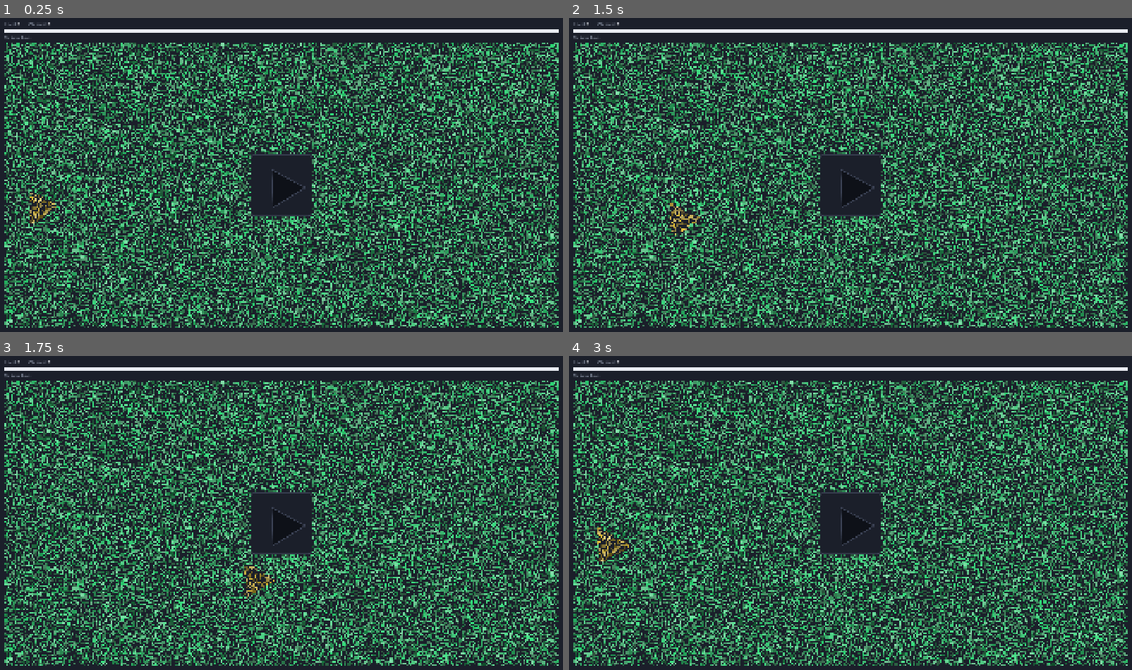
Above: before the commit, frames 1-4 (two rows, left to right).
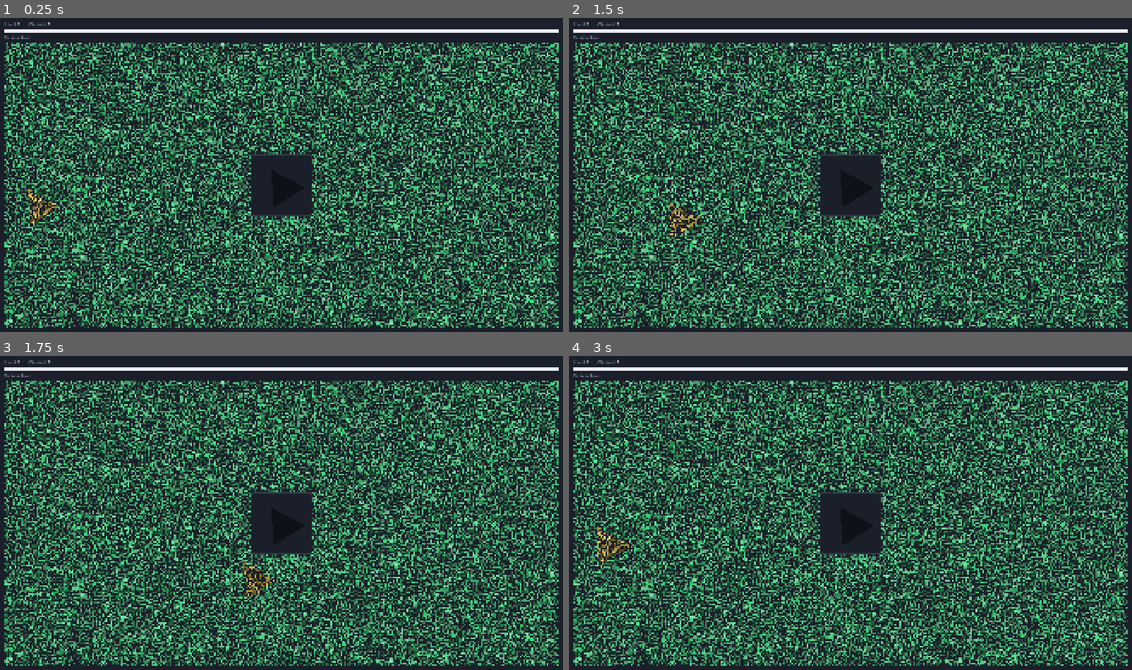
Above: after the commit, the same moments.

Repository: ooooonnnnn/Colorblind-Shape-Match
Game: Godot game, scene res://main.tscn
The game is run twice, just before and just after one commit, with the same random seed, the same clock (stepped at 60 frames per second) and the same inputs.
Inputs (mouse positions are in pixels of both pictures, inside the frame that each line leads up to):
- Up to frame 1 (0.25 s): no input
- Up to frame 2 (1.5 s): tap Enter (ui_accept) at 0.5, 1.25 s; drag from (850, 184) to (906, 105) at 0.52 s; drag from (608, 203) to (822, 240) at 1.27 s
- Up to frame 3 (1.75 s): no input
- Up to frame 4 (3 s): move the mouse to (906, 443) at 2.02 s; click (906, 443) at 2.17 s; tap Enter (ui_accept) at 2.75 s; drag from (822, 578) to (681, 465) at 2.77 s

The runs differ from the first frame. In frame 1, less than 0.1% of the frame differs, in the area x 5-55%, y 48-63%; in frame 2, less than 0.1%, in the area x 17-55%, y 48-70%; in frame 3, less than 0.1%; in frame 4, less than 0.1%.

Commit message:
Remove outlines from pieces and holes
Co-Authored-By: Claude Opus 5.5 (1M context) <noreply@anthropic.com>

Diff:
--- a/scripts/shape_view.gd
+++ b/scripts/shape_view.gd
@@ -6,9 +6,7 @@
 const SIZE := 0.15  # width as a fraction of the board's shorter side
 
 const PIECE_FILL := Color("f1ede2")
-const PIECE_EDGE := Color("8b8778")
 const HOLE_FILL := Color("0e1118")
-const HOLE_EDGE := Color("3b4254")
 const ACCENT := Color.WHITE
 
 var is_piece := false
@@ -173,10 +171,8 @@
 
 	if is_piece:
 		draw_colored_polygon(_points, fill)
-		draw_polyline(outline, fill if placed else PIECE_EDGE, 2.0, true)
 	else:
 		draw_colored_polygon(_points, HOLE_FILL)
-		draw_polyline(outline, HOLE_EDGE, 2.5, true)
 
 	draw_set_transform(Vector2.ZERO)
 	if has_focus() and _show_focus:
